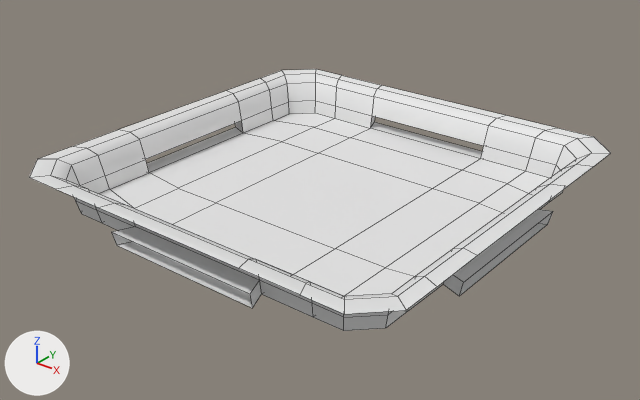
Two versions of the FBX model UNET/Assets/level 4  players.FBX, one commit apart.
Rendered twice from a 50 mm camera at (108.3, -137.6, 79.0) aimed at (0.4, -2.6, -4.7). The lights are fixed; the arrows at lower left show +X, +Y and +Z. Mesh edges are drawn as thin lines. Where no turn or scale is listed for an object, it has been applied to the vertices.
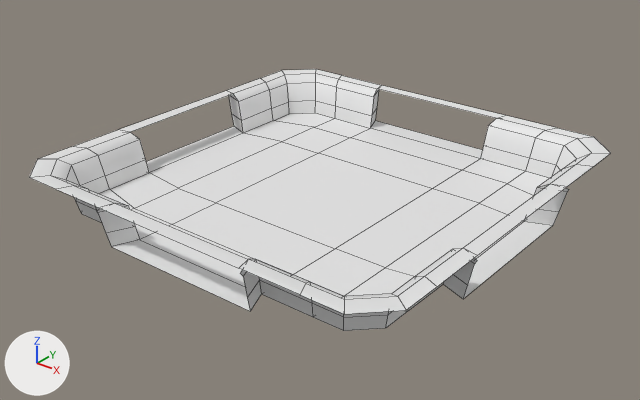
Commit message: levels updated

What differs and where, as boxes [x1, y1, x2, y2] in the pictures (640 x 400 px; the box of a moved part takes in the faces that stretch with it):
part 1 of me_mesh, moved or reshaped: before [443, 184, 553, 296]; after [443, 184, 569, 299]
part 2 of me_mesh, moved or reshaped: before [131, 94, 243, 173]; after [146, 94, 243, 173]
part 3 of me_mesh, moved or reshaped: before [112, 203, 261, 308]; after [97, 203, 261, 311]
part 4 of me_mesh, moved or reshaped: before [370, 89, 496, 159]; after [370, 89, 482, 159]

The change, as a list of edits to the scene's bpy script:
```text
Change me_mesh:
    where me_mesh.from_pydata(...)  # 152 vertices, 133 faces; spans x -46.9..46.9, y -46.3..46.3, z -4.7..4.7
    verts and faces of me_mesh; kept vertices keep their numbers, new ones are numbered from 152
    me_mesh part 1
    add delete_faces([(96, 98, 99, 97), (90, 96, 97, 91), (90, 91, 139, 138)])
    add verts[136] = (44.9, -18.0, -4.7)  # moved, pixel (463, 299)
    add verts[138] = (45.6, -18.2, -1.5)  # moved, pixel (467, 285)
    add verts[137] = (44.9, 18.0, -4.7)  # moved, pixel (553, 225)
    add verts[139] = (45.6, 18.2, -1.5)  # moved, pixel (559, 211)
    add verts[152] = (46.8, -18.5, 3.3)  # pixel (474, 263)
    add verts[153] = (46.8, 18.5, 3.3)  # pixel (567, 191)
    add verts[154] = (47.1, -18.3, 4.0)  # pixel (477, 260)
    add verts[155] = (47.1, 18.3, 4.0)  # pixel (569, 189)
    add faces += [(96, 98, 154, 152), (97, 153, 155, 99), (91, 139, 153, 97), (90, 96, 152, 138)]
    me_mesh part 2
    add delete_faces([(100, 102, 103, 101), (94, 100, 101, 95), (94, 95, 143, 142)])
    add verts[140] = (-44.9, 18.0, -4.7)  # moved, pixel (234, 126)
    add verts[142] = (-45.6, 18.2, -1.5)  # moved, pixel (231, 113)
    add verts[141] = (-44.9, -18.0, -4.7)  # moved
    add verts[143] = (-45.6, -18.2, -1.5)  # moved
    add verts[156] = (-46.8, 18.5, 3.3)  # pixel (228, 94)
    add verts[157] = (-46.8, -18.5, 3.3)
    add verts[158] = (-47.1, 18.3, 4.0)
    add verts[159] = (-47.1, -18.3, 4.0)
    add faces += [(100, 102, 158, 156), (101, 157, 159, 103), (95, 143, 157, 101), (94, 100, 156, 142)]
    me_mesh part 3
    add delete_faces([(112, 114, 115, 113), (112, 113, 124, 125), (124, 144, 145, 125)])
    add verts[144] = (18.6, -45.0, -1.5)  # moved, pixel (247, 297)
    add verts[151] = (18.4, -44.3, -4.7)  # moved, pixel (250, 311)
    add verts[145] = (-18.6, -45.0, -1.5)  # moved, pixel (105, 233)
    add verts[150] = (-18.4, -44.3, -4.7)  # moved, pixel (111, 246)
    add verts[160] = (-18.9, -46.2, 3.3)  # pixel (97, 212)
    add verts[161] = (18.9, -46.2, 3.3)  # pixel (243, 276)
    add verts[162] = (-18.6, -46.6, 4.0)  # pixel (96, 210)
    add verts[163] = (18.6, -46.6, 4.0)  # pixel (240, 273)
    add faces += [(112, 114, 162, 160), (113, 161, 163, 115), (113, 124, 144, 161), (112, 160, 145, 125)]
    me_mesh part 4
    add delete_faces([(116, 118, 119, 117), (116, 117, 126, 127), (126, 146, 147, 127)])
    add verts[146] = (-18.6, 45.0, -1.5)  # moved, pixel (376, 108)
    add verts[149] = (-18.4, 44.3, -4.7)  # moved, pixel (375, 120)
    add verts[147] = (18.6, 45.0, -1.5)  # moved
    add verts[148] = (18.4, 44.3, -4.7)  # moved
    add verts[164] = (18.9, 46.2, 3.3)
    add verts[165] = (-18.9, 46.2, 3.3)  # pixel (378, 89)
    add verts[166] = (18.6, 46.6, 4.0)
    add verts[167] = (-18.6, 46.6, 4.0)
    add faces += [(116, 118, 166, 164), (117, 165, 167, 119), (117, 126, 146, 165), (116, 164, 147, 127)]
```
